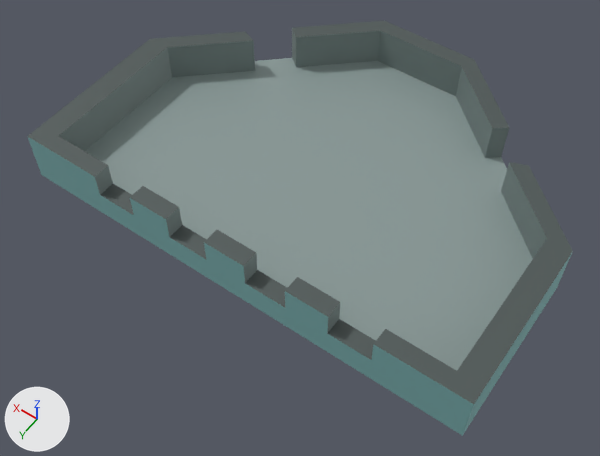
Two versions of the FBX model Assets/Models/Base.fbx, one commit apart.
The view is the same before and after, from a camera (50 mm lens) standing at (-0.934, 1.185, 1.955) and looking at (-0.012, -0.105, -0.073). Every picture has the same lights, and +X, +Y and +Z are marked at lower left. Where no turn or scale is listed for an object, it has been applied to the vertices.
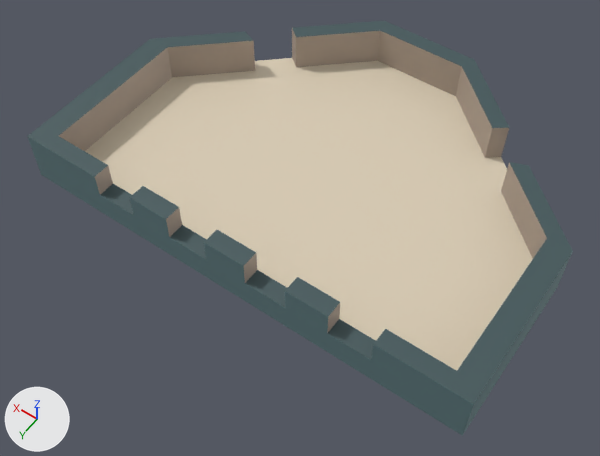
The newer file is also rescaled (x0.0923) as a whole; pictures and numbers use the older file's frame.

Location of each change, [x1, y1, x2, y2] in pixels of the pictures (600 x 456 px):
'pCylinder1', recoloured (grey to beige)
    both: [27, 28, 572, 436]

The change in detail:
Material 'Outside' (mat_outside) changes colour from cyan #84bcbc to cyan #67868a; in linear values from (0.231, 0.5, 0.5) to (0.135, 0.237, 0.255).
Material 'Floor' (mat_floor) changes colour from grey #889896 to beige #dbceb6; in linear values from (0.246, 0.314, 0.304) to (0.708, 0.614, 0.465).
Material 'Wall' (mat_wall) changes colour from grey #788684 to beige #ac9d90; in linear values from (0.188, 0.239, 0.232) to (0.412, 0.335, 0.278).
